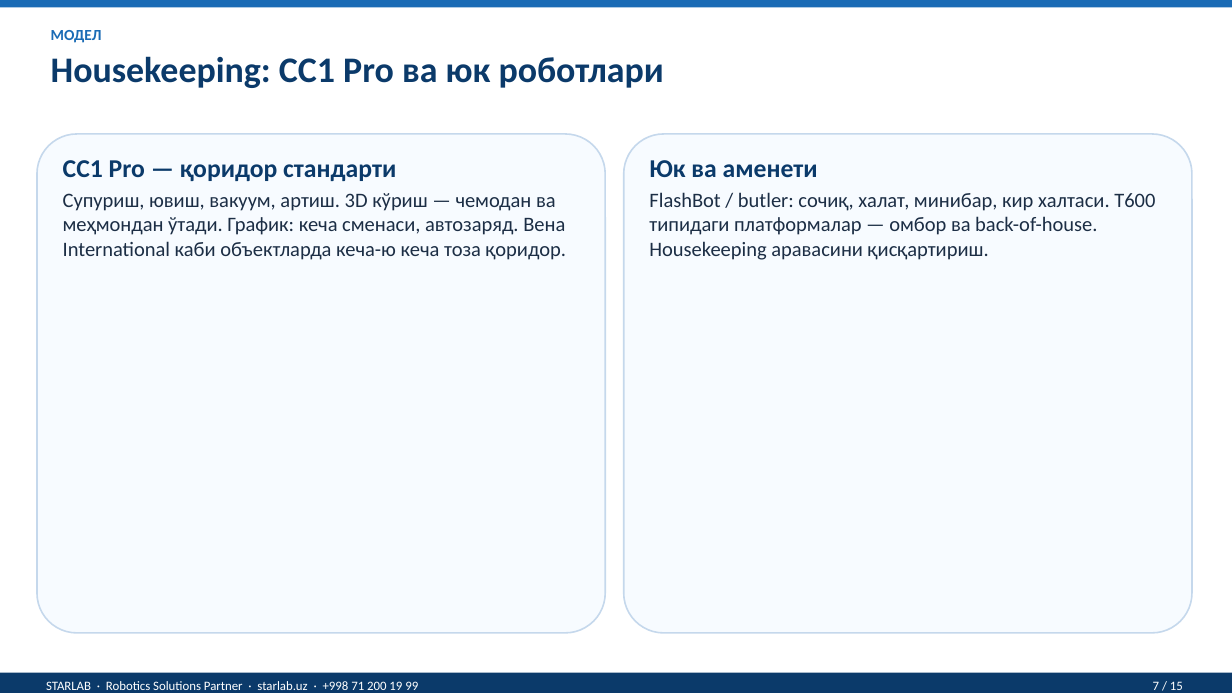
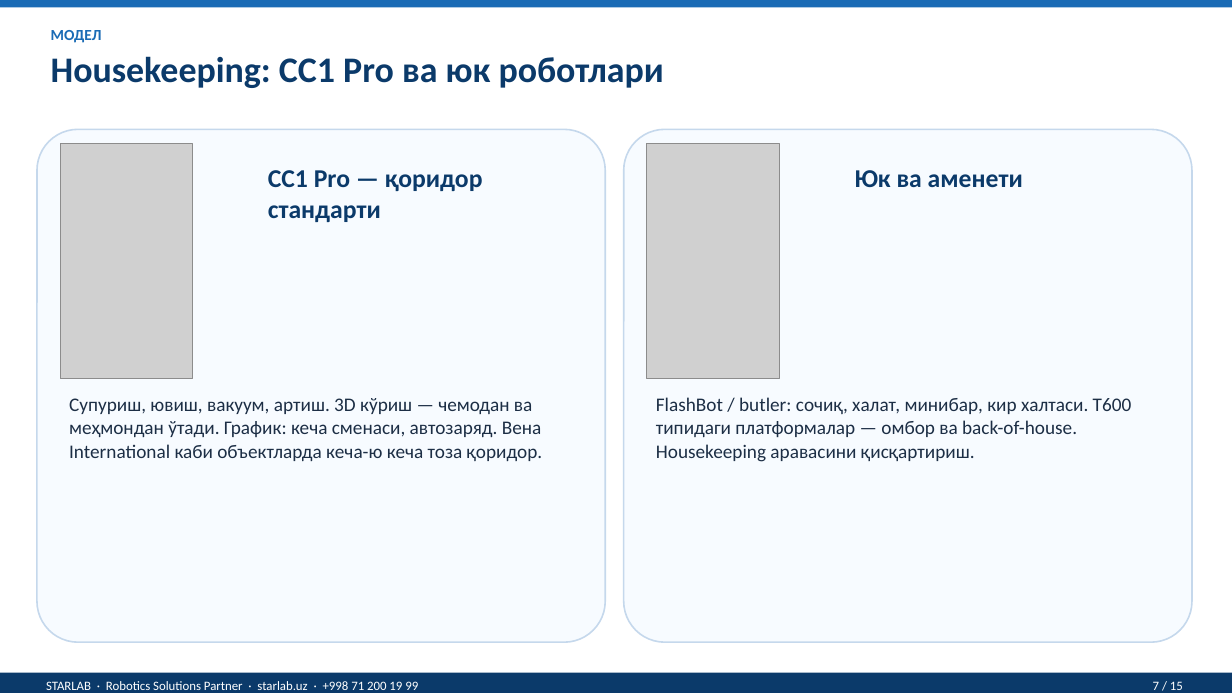
Before and after one commit to Musobek0809/moliya-bot, a slide deck: slide 7 of presentations/ROBOSANT_Mehmonxona_UZ_kirill.pptx. Drawn at 1232x693 pixels with LibreOffice and Linux fonts; fonts in the diff are those of the drawing; grey boxes stand for pictures. Boxes give left, top, right and bottom in pixels: in the first picture for what was removed or moved away, otherwise in the second. Text is boxed around its words. In the diff, an @@ line names an element or a change of style, - is before the commit and + after.

```diff
--- a/presentations/ROBOSANT_Mehmonxona_UZ_kirill.pptx
+++ b/presentations/ROBOSANT_Mehmonxona_UZ_kirill.pptx
@@ rounded rectangle resized from (x1=37, y1=134, x2=605, y2=633) to (x1=37, y1=129, x2=605, y2=642) @@
@@ picture added at (x1=60, y1=143, x2=192, y2=379) @@
@@ rounded rectangle resized from (x1=624, y1=134, x2=1192, y2=633) to (x1=624, y1=129, x2=1192, y2=642) @@
@@ picture added at (x1=647, y1=143, x2=779, y2=379) @@
@@ text "CC1 Pro — қоридор стандарти" rewrapped from (x1=63, y1=160, x2=396, y2=181) to (x1=268, y1=170, x2=483, y2=222) @@
@@ text "Юк ва аменети" moved from (x1=649, y1=160, x2=818, y2=177) to (x1=855, y1=170, x2=1023, y2=187) @@
@@ text "Супуриш, ювиш, вакуум, артиш. 3D ..." moved from (x1=63, y1=193, x2=566, y2=260) to (x1=69, y1=398, x2=543, y2=461) @@
@@ text "Супуриш, ювиш, вакуум, артиш. 3D ..." at (x1=69, y1=398, x2=543, y2=461): size 16 to 15 pt @@
@@ text "FlashBot / butler: сочиқ, халат, ..." at (x1=656, y1=397, x2=1132, y2=462): size 16 to 15 pt @@
@@ text "FlashBot / butler: сочиқ, халат, ..." moved from (x1=649, y1=192, x2=1155, y2=260) to (x1=656, y1=397, x2=1132, y2=462) @@
```
Also in this commit, not shown: 6 other slides changed, 29 other files.
